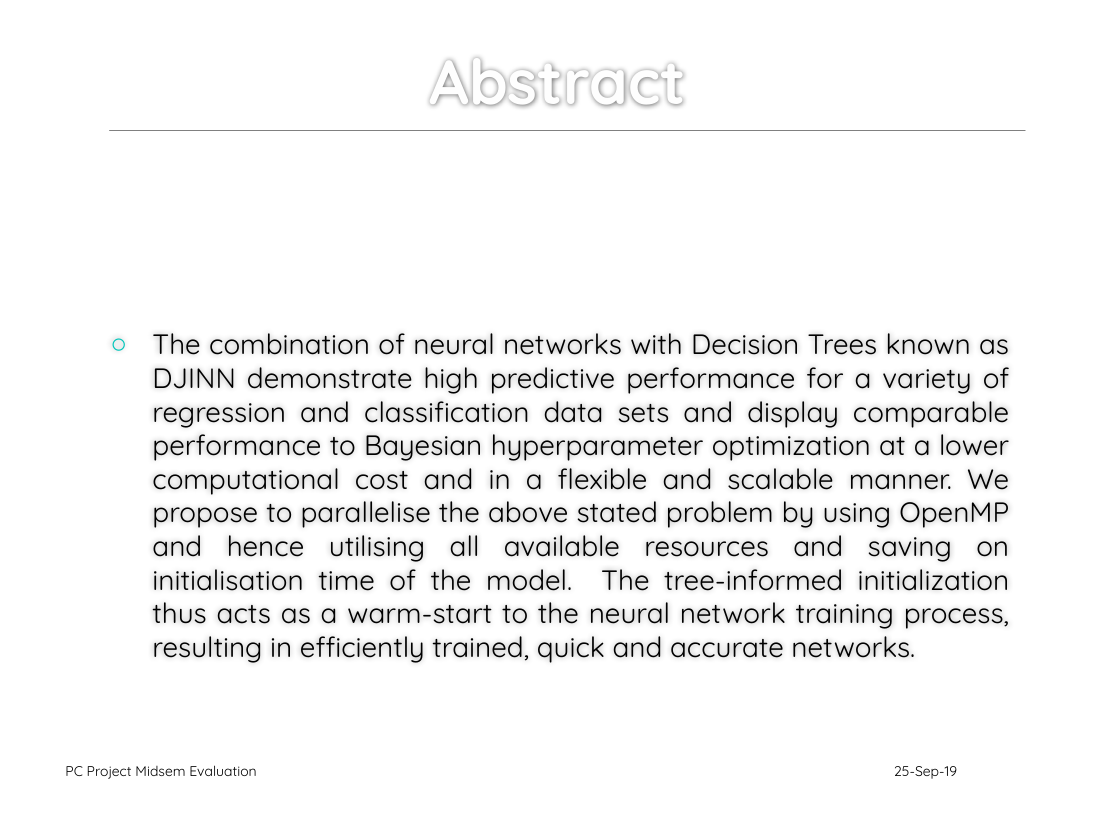
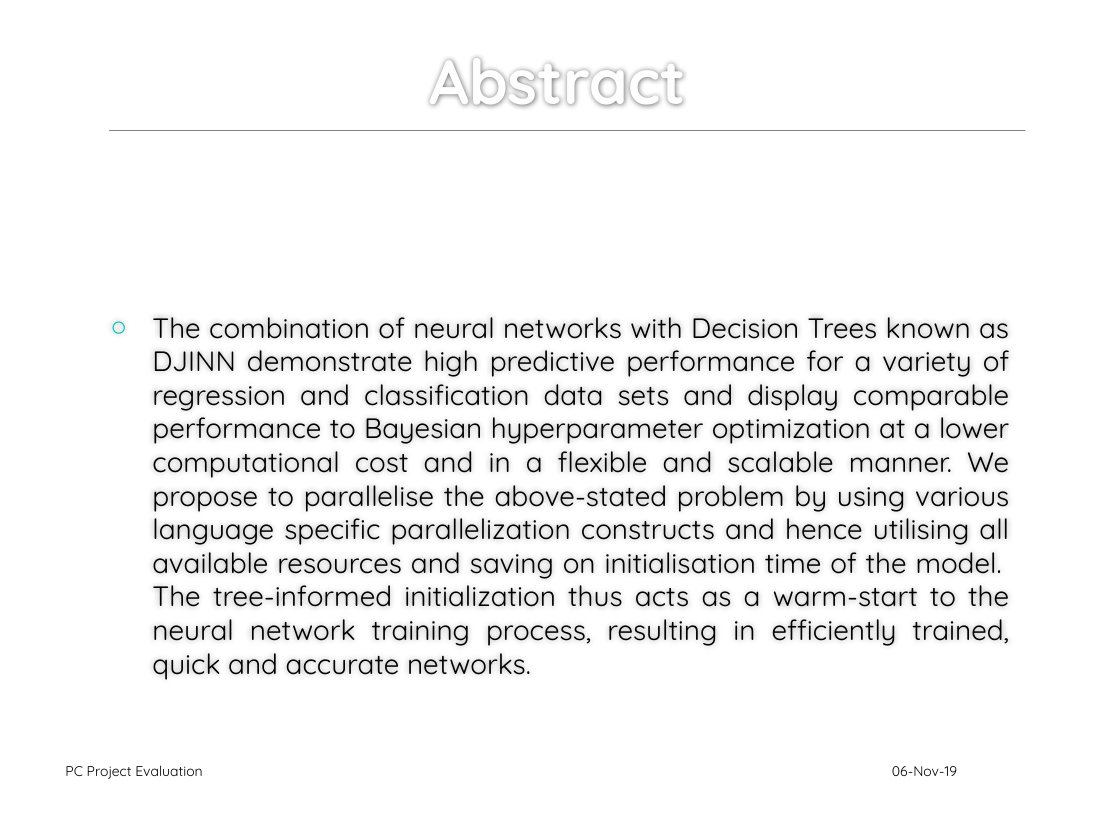
Before and after one commit to adityakaria/5-Sem, a slide deck: slide 3 of pc/Mini Project PPT Template.pptx. Drawn at 1120x840 pixels with LibreOffice and Linux fonts; fonts in the diff are those of the drawing; background and template pictures are left out. Boxes give left, top, right and bottom in pixels: in the first picture for what was removed or moved away, otherwise in the second. Text is boxed around its words. In the diff, an @@ line names an element or a change of style, - is before the commit and + after.

Commit message:
PC project presentation updated

```diff
--- a/pc/Mini Project PPT Template.pptx
+++ b/pc/Mini Project PPT Template.pptx
@@ text at (152, 317, 1010, 680): text changed @@
-○ The combination of neural networks with Decision Trees known as DJINN demonstrate high predictive performance for a variety of regression and classification data sets and display comparable performance to Bayesian hyperparameter optimization at a lower computational cost and in a flexible and scalable manner. We propose to parallelise the above stated problem by using OpenMP and hence utilising all available resources and saving on initialisation time of the model. The tree-informed initialization thus acts as a warm-start to the neural network training process, resulting in efficiently trained, quick and accurate networks.
+○ The combination of neural networks with Decision Trees known as DJINN demonstrate high predictive performance for a variety of regression and classification data sets and display comparable performance to Bayesian hyperparameter optimization at a lower computational cost and in a flexible and scalable manner. We propose to parallelise the above-stated problem by using various language specific parallelization constructs and hence utilising all available resources and saving on initialisation time of the model. The tree-informed initialization thus acts as a warm-start to the neural network training process, resulting in efficiently trained, quick and accurate networks.
@@ text at (65, 765, 202, 779): text changed @@
-PC Project Midsem Evaluation
+PC Project Evaluation
@@ text at (892, 766, 957, 776): text changed @@
-25-Sep-19
+06-Nov-19
```
Also in this commit, not shown: 6 other slides changed, 3 slides added, 2 slides removed.
